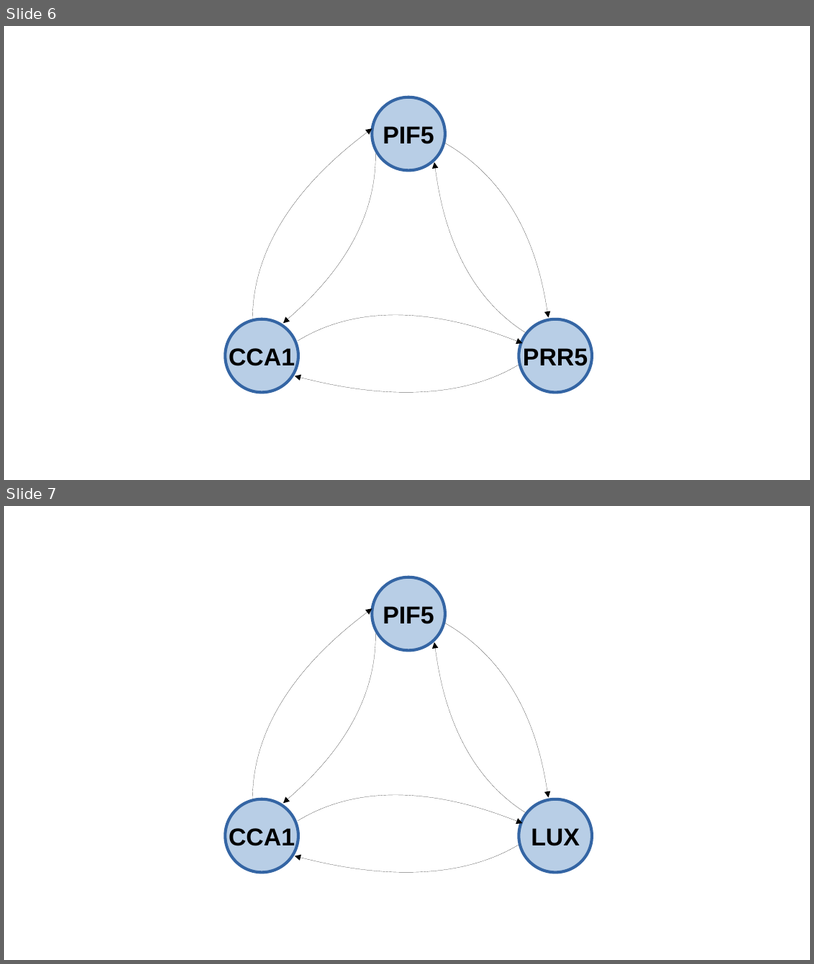
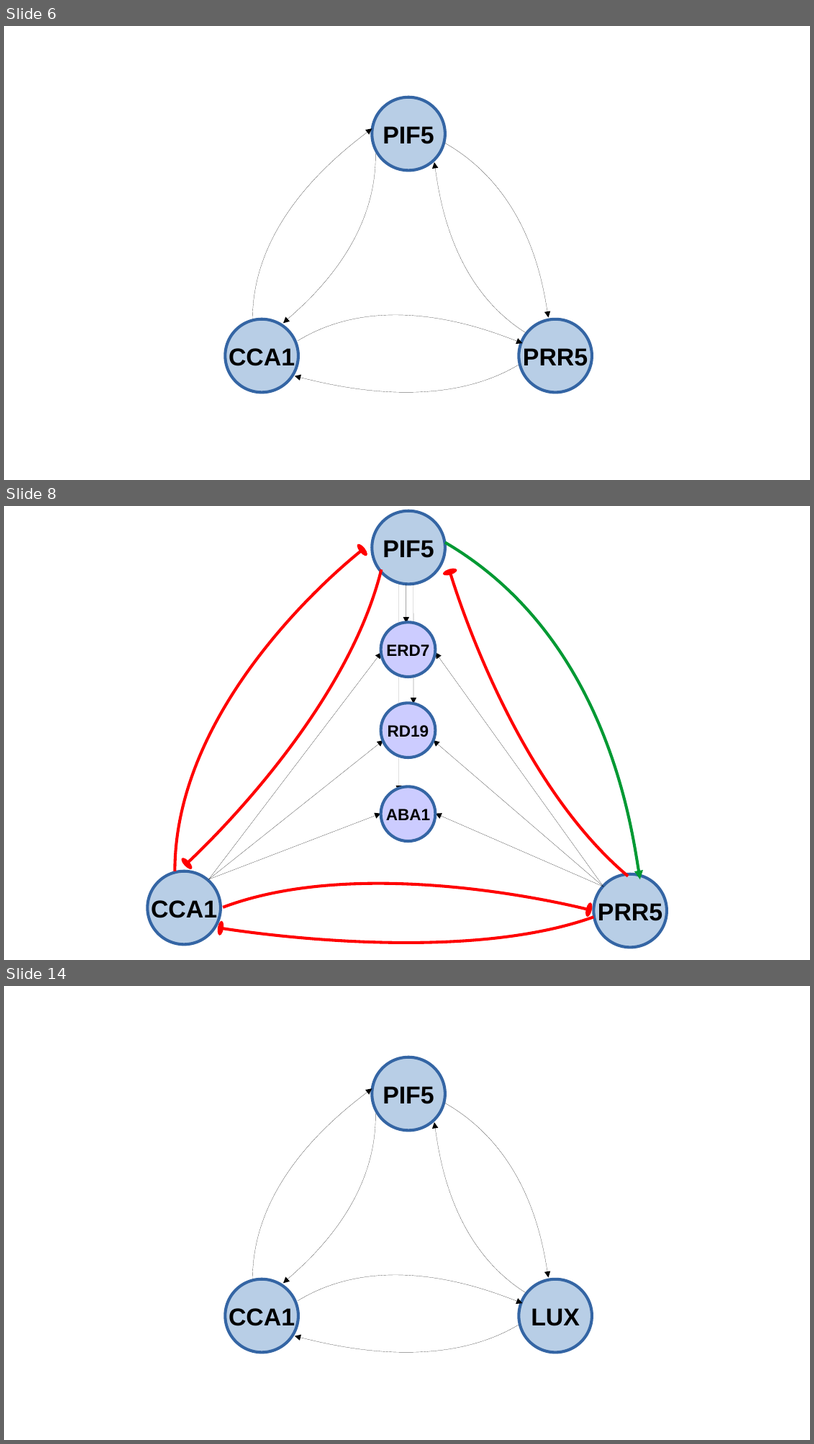
Before and after one commit to fran-romero-campero/ATTRACTOR, a slide deck: network/analysis/network_motives/motifs_3.odp. Shown one above the other, each under a label of ours: slides 6 and 7 before the commit, slides 6, 8 and 14 after it; the slides between them are not shown. The pictures are 814x964 and 814x1444 pixels, drawn with LibreOffice and Linux fonts; fonts in the diff are those of the drawing. Boxes give left, top, right and bottom in pixels: in the first picture for what was removed or moved away, otherwise in the second. Text is boxed around its words. In the diff, an @@ line names an element or a change of style, - is before the commit and + after.

```diff
--- a/network/analysis/network_motives/motifs_3.odp
+++ b/network/analysis/network_motives/motifs_3.odp
@@ slide 8 added at (x1=4, y1=506, x2=810, y2=960), background #FFFFFF @@
@@ ellipse added at (x1=372, y1=511, x2=445, y2=584), fill #729FCF at 50% opacity, outline #3465A4 2.89 pt, 24 pt, text #000000, bold @@
+PIF5
@@ freeform shape added at (x1=445, y1=543, x2=640, y2=879), outline #009933 2.89 pt @@
@@ freeform shape added at (x1=175, y1=550, x2=363, y2=871), outline #FF0000 2.89 pt @@
@@ freeform shape added at (x1=187, y1=569, x2=381, y2=864), outline #FF0000 2.89 pt @@
@@ arrow added from (399, 584) to (399, 791), #000000 0 pt @@
@@ arrow added from (406, 584) to (406, 623), #000000 0 pt @@
@@ arrow added from (414, 584) to (414, 703), #000000 0 pt @@
@@ freeform shape added at (x1=450, y1=572, x2=629, y2=876), outline #FF0000 2.89 pt @@
@@ ellipse added at (x1=381, y1=623, x2=436, y2=677), fill #CCCCFF, outline #3465A4 2.89 pt, 16 pt, text #000000, bold @@
+ERD7
@@ arrow added from (209, 879) to (381, 652), #000000 0 pt @@
@@ arrow added from (604, 886) to (436, 652), #000000 0 pt @@
@@ ellipse added at (x1=381, y1=703, x2=436, y2=758), fill #CCCCFF, outline #3465A4 2.89 pt, 16 pt, text #000000, bold @@
+RD19
@@ arrow added from (209, 879) to (383, 740), #000000 0 pt @@
@@ arrow added from (604, 886) to (434, 740), #000000 0 pt @@
@@ ellipse added at (x1=381, y1=786, x2=436, y2=841), fill #CCCCFF, outline #3465A4 2.89 pt, 16 pt, text #000000, bold @@
+ABA1
@@ arrow added from (209, 879) to (381, 813), #000000 0 pt @@
@@ arrow added from (604, 886) to (436, 813), #000000 0 pt @@
@@ ellipse added at (x1=147, y1=871, x2=221, y2=944), fill #729FCF at 50% opacity, outline #3465A4 2.89 pt, 24 pt, text #000000, bold @@
+CCA1
@@ freeform shape added at (x1=223, y1=883, x2=589, y2=909), outline #FF0000 2.89 pt @@
@@ ellipse added at (x1=594, y1=874, x2=668, y2=947), fill #729FCF at 50% opacity, outline #3465A4 2.89 pt, 24 pt, text #000000, bold @@
+PRR5
@@ freeform shape added at (x1=221, y1=916, x2=594, y2=942), outline #FF0000 2.89 pt @@
@@ what was slide 7 is now slide 14 @@
```
Also in this commit, not shown: 7 other slides added, 44 other files.
